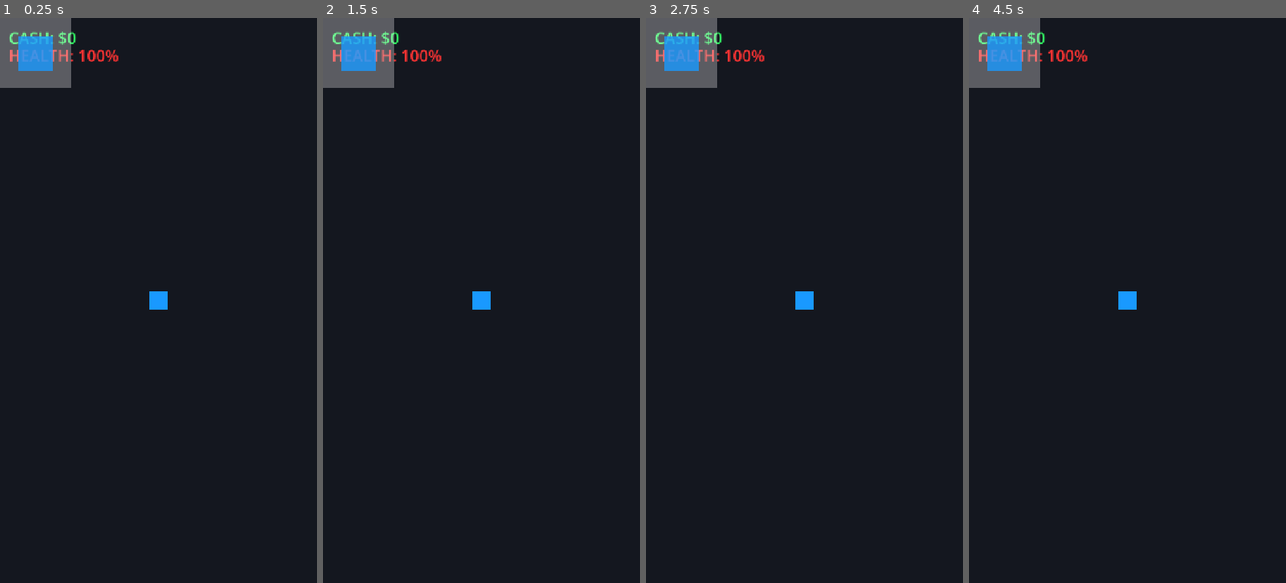
Above: before the commit, frames 1-4 (left to right).
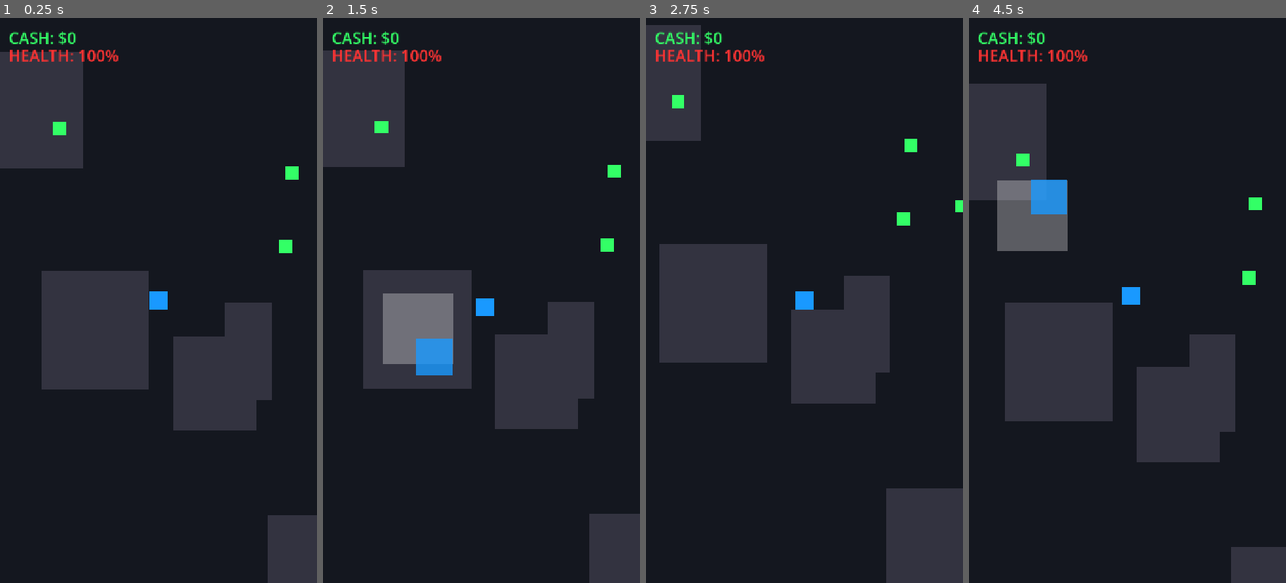
Above: after the commit, the same moments.

Repository: AniblimaxDeveloper/geta-iv-sivis
Game: Godot game, scene res://Main.tscn
Two runs of this game, one before a commit and one after it. Both use one fixed random seed, a clock stepped at 60 frames per second and the inputs below.
Inputs (mouse positions are in pixels of both pictures, inside the frame that each line leads up to):
- Up to frame 1 (0.25 s): no input
- Up to frame 2 (1.5 s): tap Enter at 0.5 s; move the mouse to (551, 272) at 0.52 s; click (551, 272) at 0.67 s; tap Space at 1.25 s; drag from (418, 328) to (465, 413) at 1.27 s
- Up to frame 3 (2.75 s): move the mouse to (836, 176) at 2.02 s; click (836, 176) at 2.17 s
- Up to frame 4 (4.5 s): tap Enter at 2.75 s; drag from (1111, 413) to (1032, 215) at 2.77 s; move the mouse to (1222, 385) at 3.52 s; click (1222, 385) at 3.67 s; drag from (1032, 215) to (1079, 159) at 4.27 s

The runs differ from the first frame. In frame 1, 22% of the frame differs, in the area x 0-100%, y 0-100%; in frame 2, 22%; in frame 3, 22%; in frame 4, 24%.
Error before the commit: Parse Error: Expected indented block after function declaration. (res://Main.gd:7)

Commit message:
fix: perbaiki indentasi GDScript dan hapus template hang

Diff:
--- a/Main.gd
+++ b/Main.gd
@@ -5,60 +5,57 @@
 @onready var hud_health = $UI/HealthLabel
 
 func _ready():
-generate_city()
-spawn_collectables(30)
+    generate_city()
+    spawn_collectables(30)
 
 func _process(_delta):
-# Update UI
-hud_money.text = "CASH: $" + str(player.money)
-hud_health.text = "HEALTH: " + str(int(player.health)) + "%"
+    hud_money.text = "CASH: $" + str(player.money)
+    hud_health.text = "HEALTH: " + str(int(player.health)) + "%"
 
 func generate_city():
-# Membuat kota acak (gedung-gedung abu-abu)
-for i in range(100):
-var building = StaticBody2D.new()
-var collision = CollisionShape2D.new()
-var rect = RectangleShape2D.new()
-var color_rect = ColorRect.new()
+    for i in range(100):
+        var building = StaticBody2D.new()
+        var collision = CollisionShape2D.new()
+        var rect = RectangleShape2D.new()
+        var color_rect = ColorRect.new()
 
-var w = randf_range(100, 300)
-var h = randf_range(100, 300)
+        var w = randf_range(100, 300)
+        var h = randf_range(100, 300)
 
-rect.size = Vector2(w, h)
-collision.shape = rect
-color_rect.size = Vector2(w, h)
-color_rect.color = Color(0.2, 0.2, 0.25) # Warna gedung
+        rect.size = Vector2(w, h)
+        collision.shape = rect
+        color_rect.size = Vector2(w, h)
+        color_rect.color = Color(0.2, 0.2, 0.25)
 
-building.position = Vector2(randf_range(-2000, 2000), randf_range(-2000, 2000))
-color_rect.position = -Vector2(w, h) / 2
-collision.position = Vector2.ZERO
+        building.position = Vector2(randf_range(-2000, 2000), randf_range(-2000, 2000))
+        color_rect.position = -Vector2(w, h) / 2
+        collision.position = Vector2.ZERO
 
-building.add_child(color_rect)
-building.add_child(collision)
-add_child(building)
+        building.add_child(color_rect)
+        building.add_child(collision)
+        add_child(building)
 
 func spawn_collectables(amount: int):
-# Menyebar uang ($)
-for i in range(amount):
-var coin = Area2D.new()
-var collision = CollisionShape2D.new()
-var rect = RectangleShape2D.new()
-var sprite = ColorRect.new()
+    for i in range(amount):
+        var coin = Area2D.new()
+        var collision = CollisionShape2D.new()
+        var rect = RectangleShape2D.new()
+        var sprite = ColorRect.new()
 
-rect.size = Vector2(30, 30)
-collision.shape = rect
-sprite.size = Vector2(30, 30)
-sprite.position = -Vector2(15, 15)
-sprite.color = Color(0.2, 1.0, 0.4) # Warna hijau uang
+        rect.size = Vector2(30, 30)
+        collision.shape = rect
+        sprite.size = Vector2(30, 30)
+        sprite.position = -Vector2(15, 15)
+        sprite.color = Color(0.2, 1.0, 0.4)
 
-coin.position = Vector2(randf_range(-1500, 1500), randf_range(-1500, 1500))
-coin.add_child(sprite)
-coin.add_child(collision)
+        coin.position = Vector2(randf_range(-1500, 1500), randf_range(-1500, 1500))
+        coin.add_child(sprite)
+        coin.add_child(collision)
 
-coin.body_entered.connect(_on_coin_collected.bind(coin))
-add_child(coin)
+        coin.body_entered.connect(_on_coin_collected.bind(coin))
+        add_child(coin)
 
 func _on_coin_collected(body, coin):
-if body == player:
-player.add_money(50)
-coin.queue_free() # Hapus uang dari map
+    if body == player:
+        player.add_money(50)
+        coin.queue_free()
--- a/Player.gd
+++ b/Player.gd
@@ -6,14 +6,14 @@
 var move_direction: Vector2 = Vector2.ZERO
 
 func _physics_process(delta):
-velocity = move_direction * speed
-move_and_slide()
+    velocity = move_direction * speed
+    move_and_slide()
 
 func take_damage(amount: float):
-health -= amount
-if health <= 0:
-health = 0
-get_tree().reload_current_scene() # Respawn
+    health -= amount
+    if health <= 0:
+        health = 0
+        get_tree().reload_current_scene()
 
 func add_money(amount: int):
-money += amount
+    money += amount
--- a/TouchControls.gd
+++ b/TouchControls.gd
@@ -9,27 +9,27 @@
 var max_distance = 80.0
 
 func _ready():
-joystick_base.visible = false
-joystick_knob.visible = false
+    joystick_base.visible = false
+    joystick_knob.visible = false
 
 func _input(event):
-if event is InputEventScreenTouch:
-if event.pressed and touch_index == -1:
-touch_index = event.index
-base_center = event.position
-joystick_base.global_position = base_center - joystick_base.size / 2
-joystick_knob.global_position = base_center - joystick_knob.size / 2
-joystick_base.visible = true
-joystick_knob.visible = true
-elif not event.pressed and event.index == touch_index:
-touch_index = -1
-joystick_base.visible = false
-joystick_knob.visible = false
-player.move_direction = Vector2.ZERO
+    if event is InputEventScreenTouch:
+        if event.pressed and touch_index == -1:
+            touch_index = event.index
+            base_center = event.position
+            joystick_base.global_position = base_center - joystick_base.size / 2
+            joystick_knob.global_position = base_center - joystick_knob.size / 2
+            joystick_base.visible = true
+            joystick_knob.visible = true
+        elif not event.pressed and event.index == touch_index:
+            touch_index = -1
+            joystick_base.visible = false
+            joystick_knob.visible = false
+            player.move_direction = Vector2.ZERO
 
-if event is InputEventScreenDrag and event.index == touch_index:
-var diff = event.position - base_center
-if diff.length() > max_distance:
-diff = diff.normalized() * max_distance
-joystick_knob.global_position = base_center + diff - joystick_knob.size / 2
-player.move_direction = diff / max_distance
+    if event is InputEventScreenDrag and event.index == touch_index:
+        var diff = event.position - base_center
+        if diff.length() > max_distance:
+            diff = diff.normalized() * max_distance
+        joystick_knob.global_position = base_center + diff - joystick_knob.size / 2
+        player.move_direction = diff / max_distance
